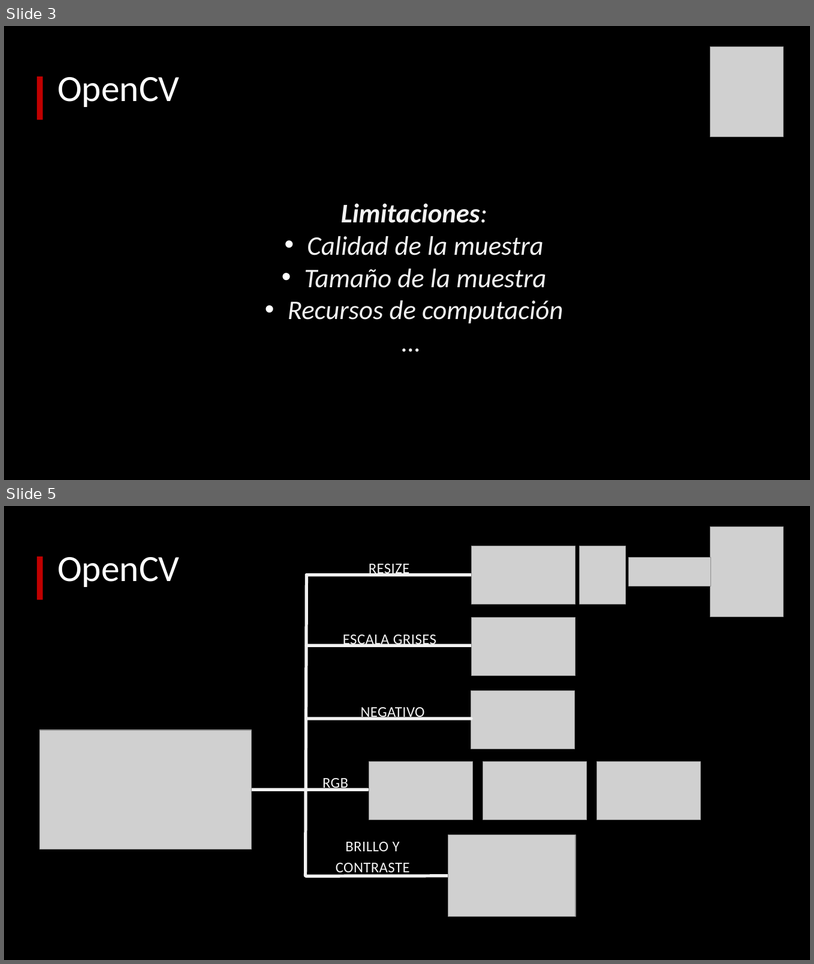
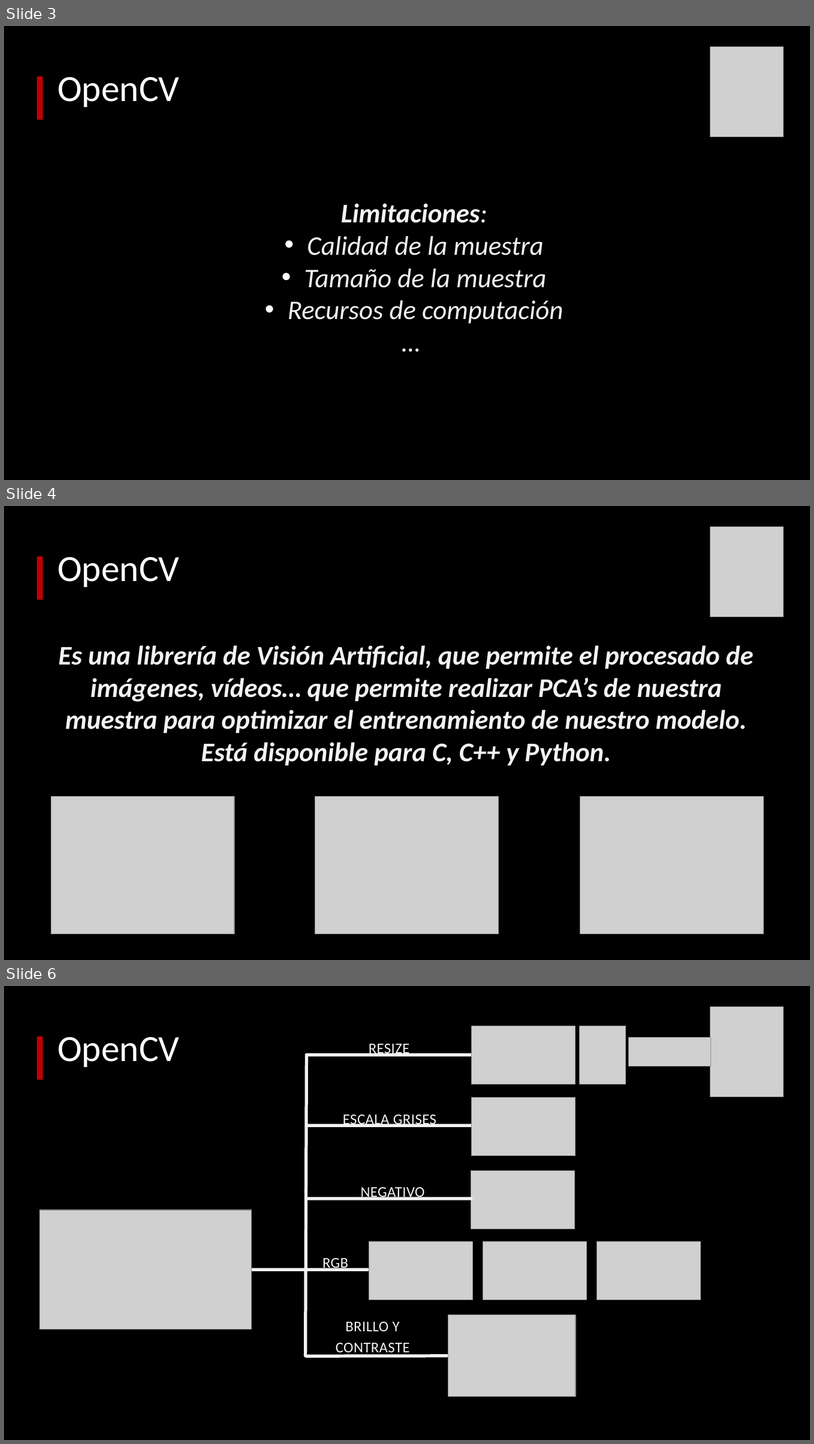
Before and after one commit to almesa93/taller_OpenCV, a slide deck: Presentacion_OpenCV.pptx. Shown one above the other, each under a label of ours: slides 3 and 5 before the commit, slides 3, 4 and 6 after it; the slides between them are not shown. The pictures are 814x964 and 814x1444 pixels, drawn with LibreOffice and Linux fonts; fonts in the diff are those of the drawing; grey boxes stand for pictures. Boxes give left, top, right and bottom in pixels: in the first picture for what was removed or moved away, otherwise in the second. Text is boxed around its words. In the diff, an @@ line names an element or a change of style, - is before the commit and + after.

```diff
--- a/Presentacion_OpenCV.pptx
+++ b/Presentacion_OpenCV.pptx
@@ slide 4 added at (4, 506, 810, 960), background #000000 @@
@@ picture added at (711, 526, 784, 617) @@
@@ rectangle added at (36, 556, 43, 600), fill #C00000 @@
@@ title added at (57, 557, 180, 587), 44 pt, text #FFFFFF @@
+OpenCV
@@ text added at (59, 645, 754, 765), 32 pt, text #F2F2F2, bold, italic @@
+Es una librería de Visión Artificial, que permite el procesado de imágenes, vídeos… que permite realizar PCA’s de nuestra muestra para optimizar el entrenamiento de nuestro modelo. Está disponible para C, C++ y Python.
@@ picture added at (51, 796, 234, 934) @@
@@ picture added at (315, 796, 499, 934) @@
@@ picture added at (581, 796, 764, 934) @@
@@ what was slide 5 is now slide 6 @@
```
Also in this commit, not shown: 1 slide changed, 1 other slide added.
